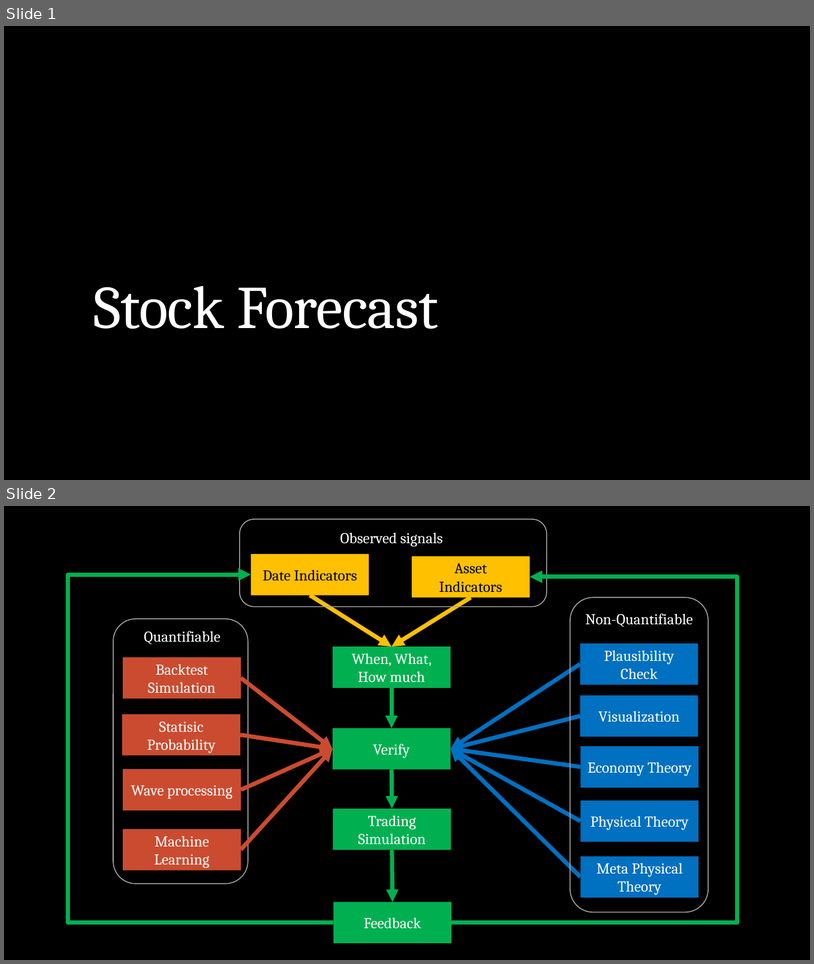
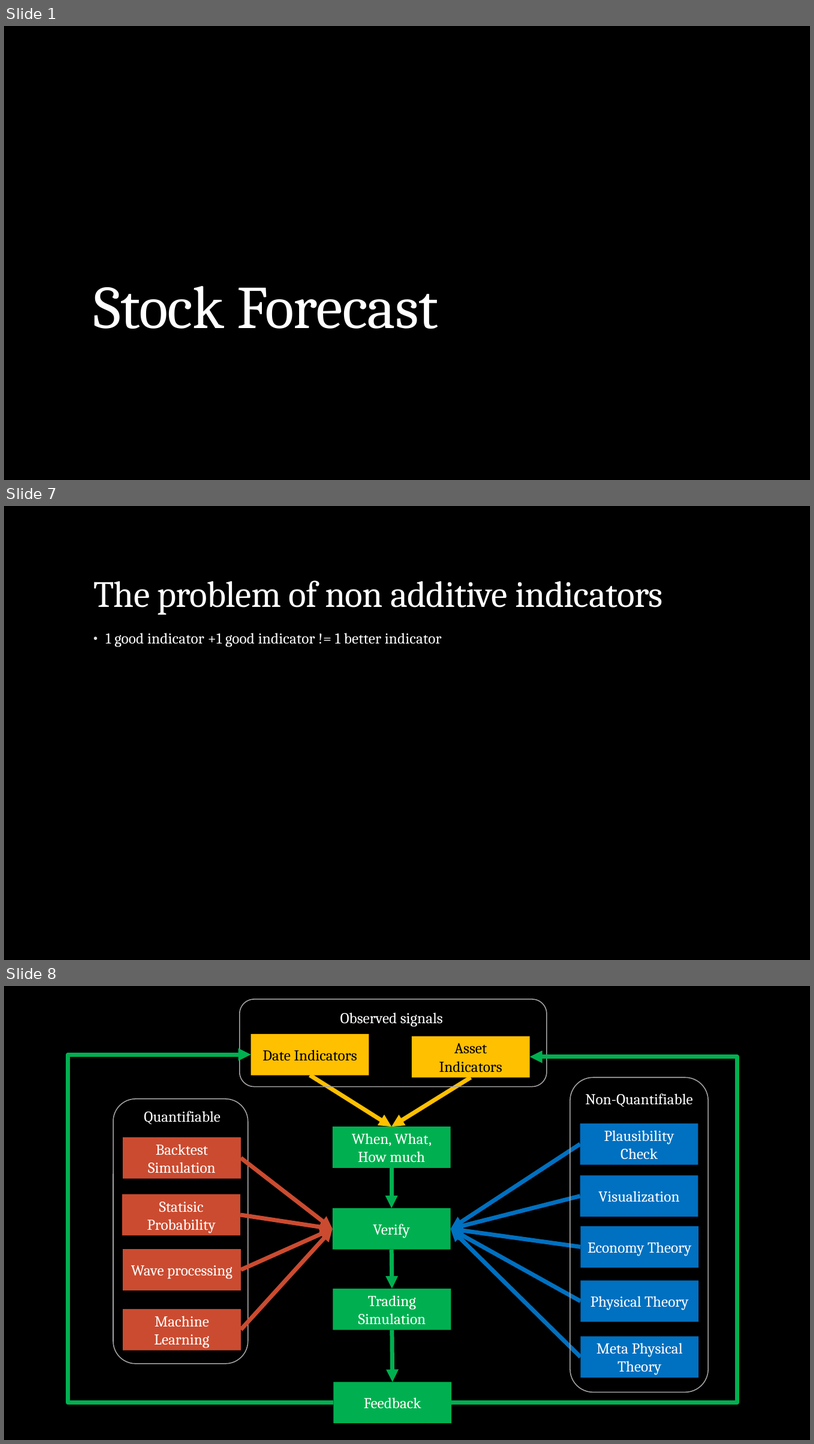
Before and after one commit to webclinic017/Stock-5, a slide deck: Doc/All-In-One.pptx. Shown one above the other, each under a label of ours: slides 1 and 2 before the commit, slides 1, 7 and 8 after it; the slides between them are not shown. The pictures are 814x964 and 814x1444 pixels, drawn with LibreOffice and Linux fonts; fonts in the diff are those of the drawing. Boxes give left, top, right and bottom in pixels: in the first picture for what was removed or moved away, otherwise in the second. Text is boxed around its words. In the diff, an @@ line names an element or a change of style, - is before the commit and + after.

```diff
--- a/Doc/All-In-One.pptx
+++ b/Doc/All-In-One.pptx
@@ slide 7 added at box(4, 506, 810, 960), background #000000 @@
@@ title added at box(93, 580, 663, 615), 44 pt, text #FFFFFF @@
+The problem of non additive indicators
@@ text added at box(105, 633, 442, 647), 18 pt, text #FFFFFF @@
+• 1 good indicator +1 good indicator != 1 better indicator
@@ what was slide 2 is now slide 8 @@
```
Also in this commit, not shown: 3 slides changed, 6 other slides added, 7 other files.
